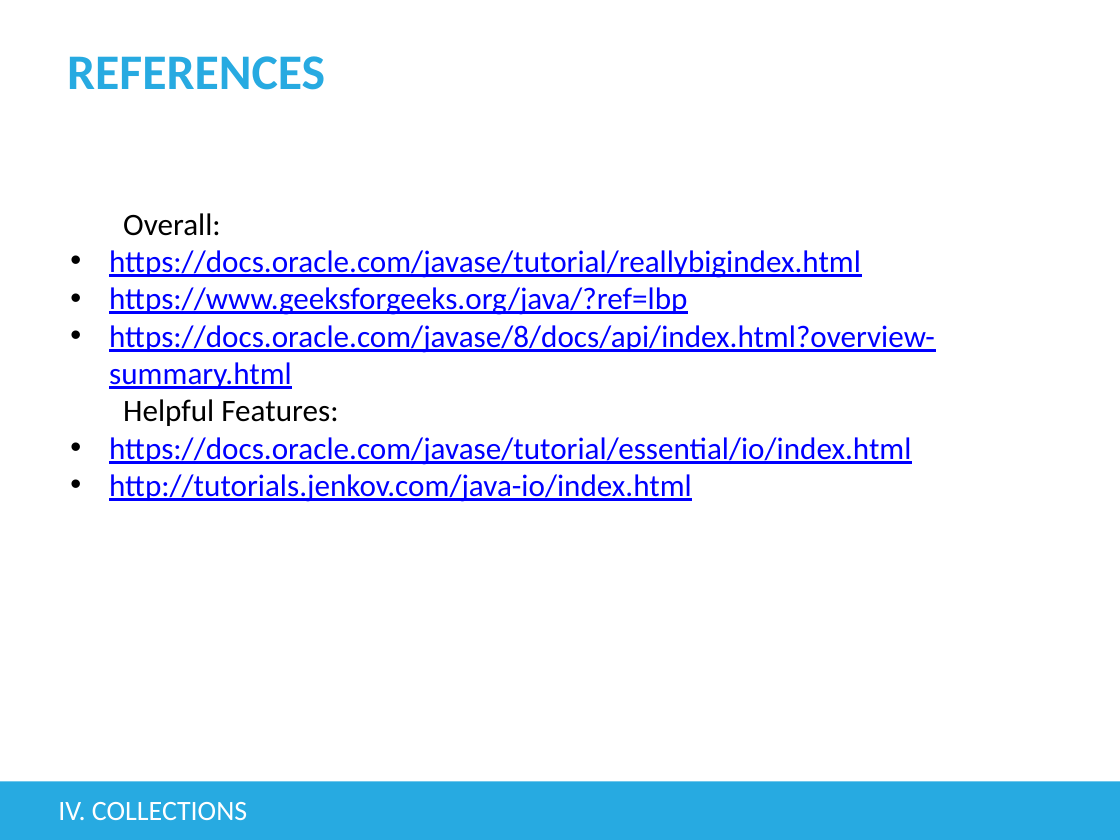
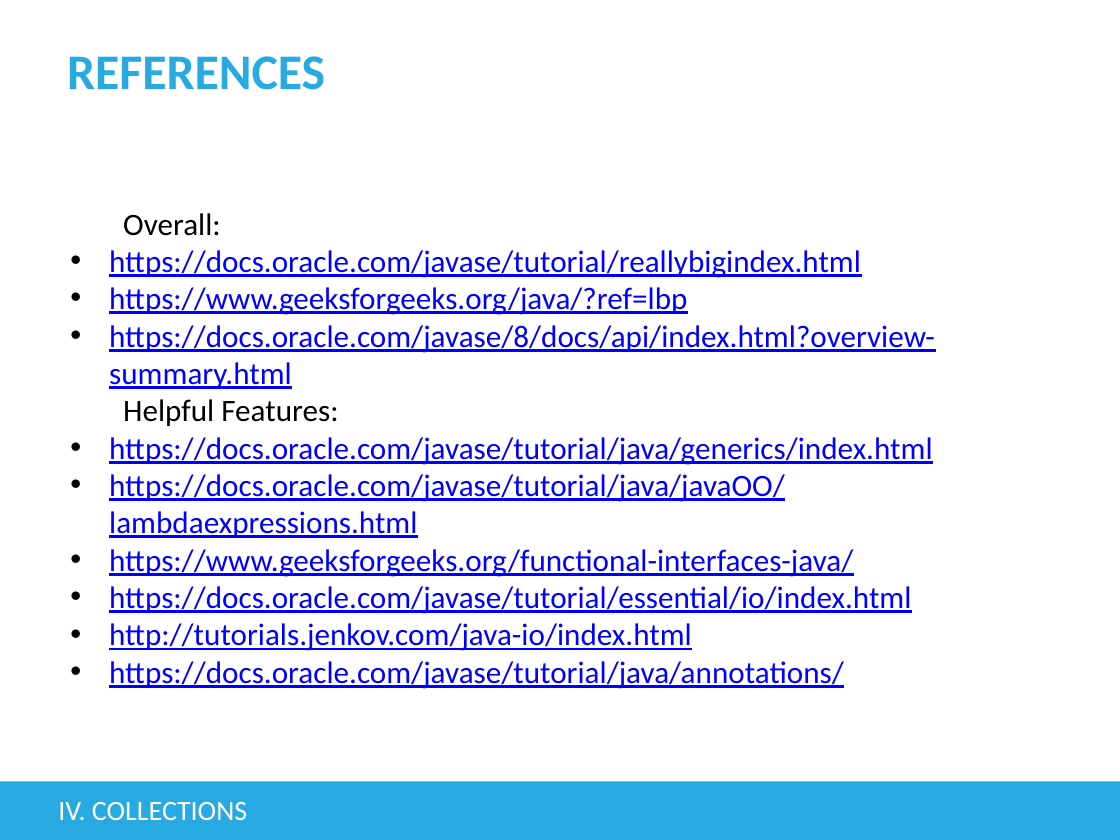
Before and after one commit to tienphat14/java-exercise, a slide deck: slide 81 of src/main/resources/Basic Java.pptx (slide 71 before the commit). Drawn at 1120x840 pixels with LibreOffice and Linux fonts; fonts in the diff are those of the drawing; background and template pictures are left out. Boxes give left, top, right and bottom in pixels: in the first picture for what was removed or moved away, otherwise in the second. Text is boxed around its words. In the diff, an @@ line names an element or a change of style, - is before the commit and + after.

Commit message:
helpfulfeatures - annotation example

```diff
--- a/src/main/resources/Basic Java.pptx
+++ b/src/main/resources/Basic Java.pptx
@@ text at [109,437,932,577]: paragraphs added @@
+• https://docs.oracle.com/javase/tutorial/java/generics/index.html
+• https://docs.oracle.com/javase/tutorial/java/javaOO/lambdaexpressions.html
+• https://www.geeksforgeeks.org/functional-interfaces-java/
@@ text at [109,661,844,689]: paragraph added @@
+• https://docs.oracle.com/javase/tutorial/java/annotations/
```
Also in this commit, not shown: 2 other slides changed, 10 slides added, 4 other files.
